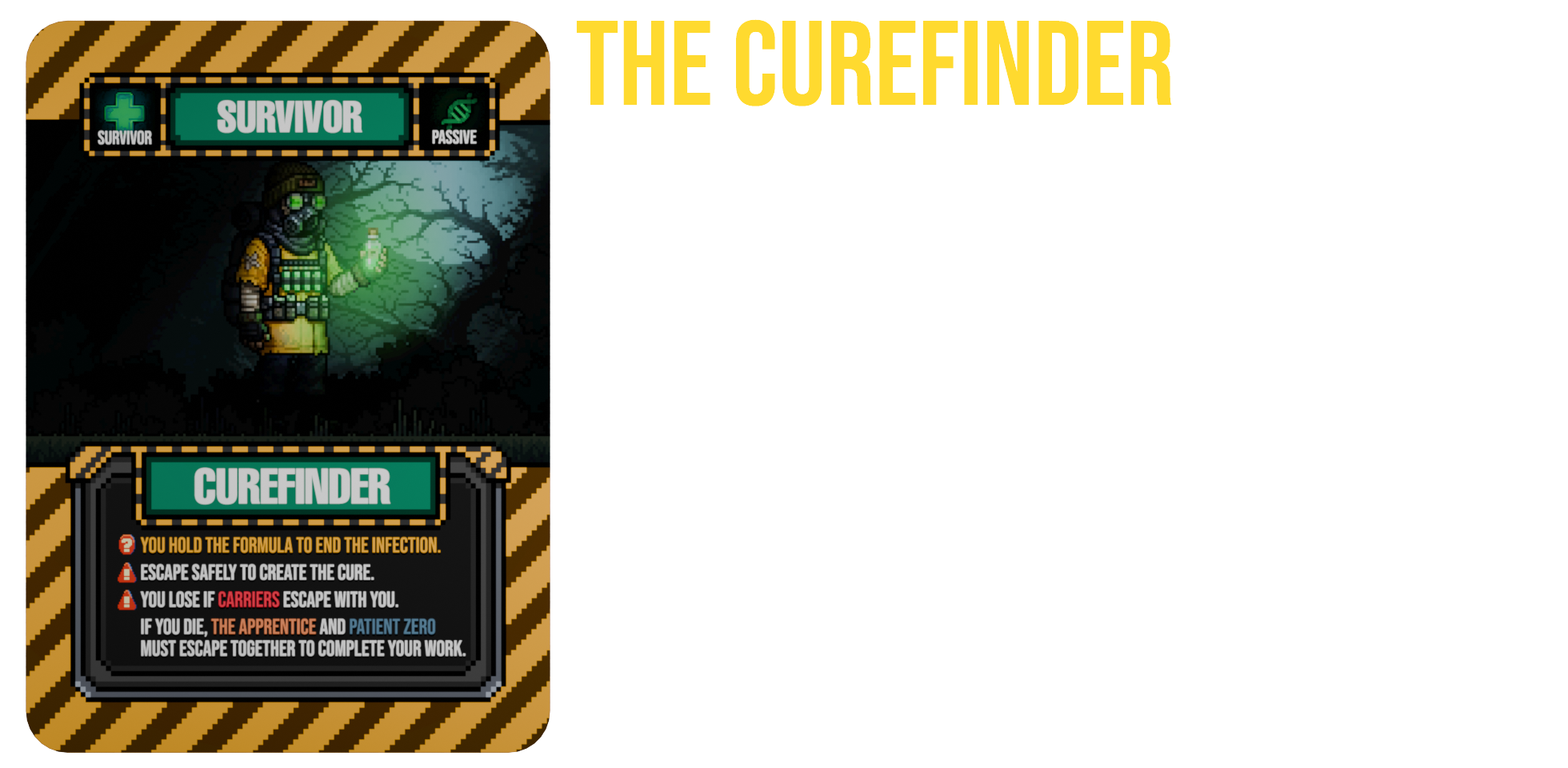
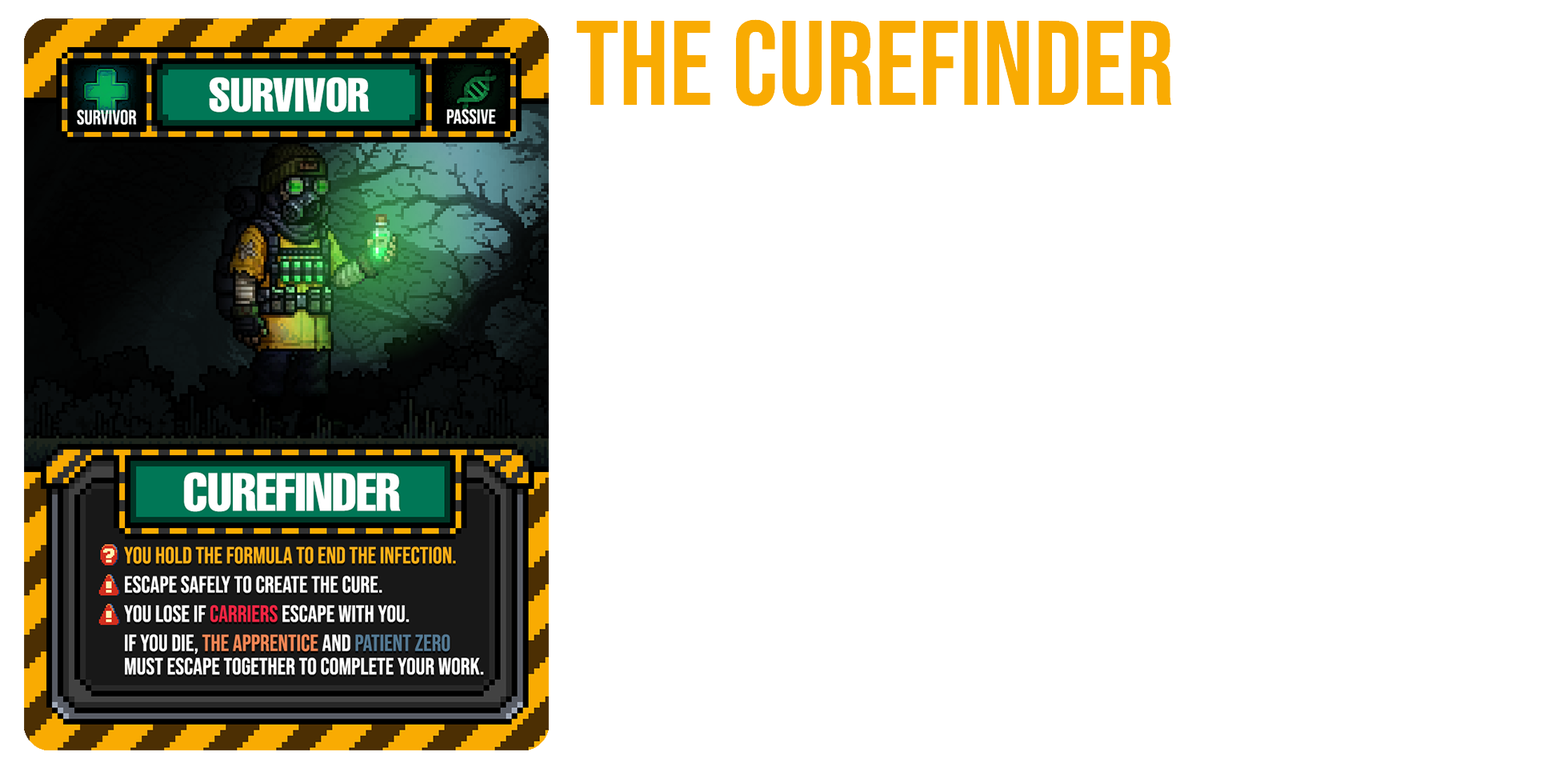
The second 1568×768 image is a revision of the first. Changes to its layers:
renamed "Layer 1" to "Layer 4", painted on it over [24, 18, 552, 754]
painted on "THE CUREFINDER" over [576, 19, 1172, 107]